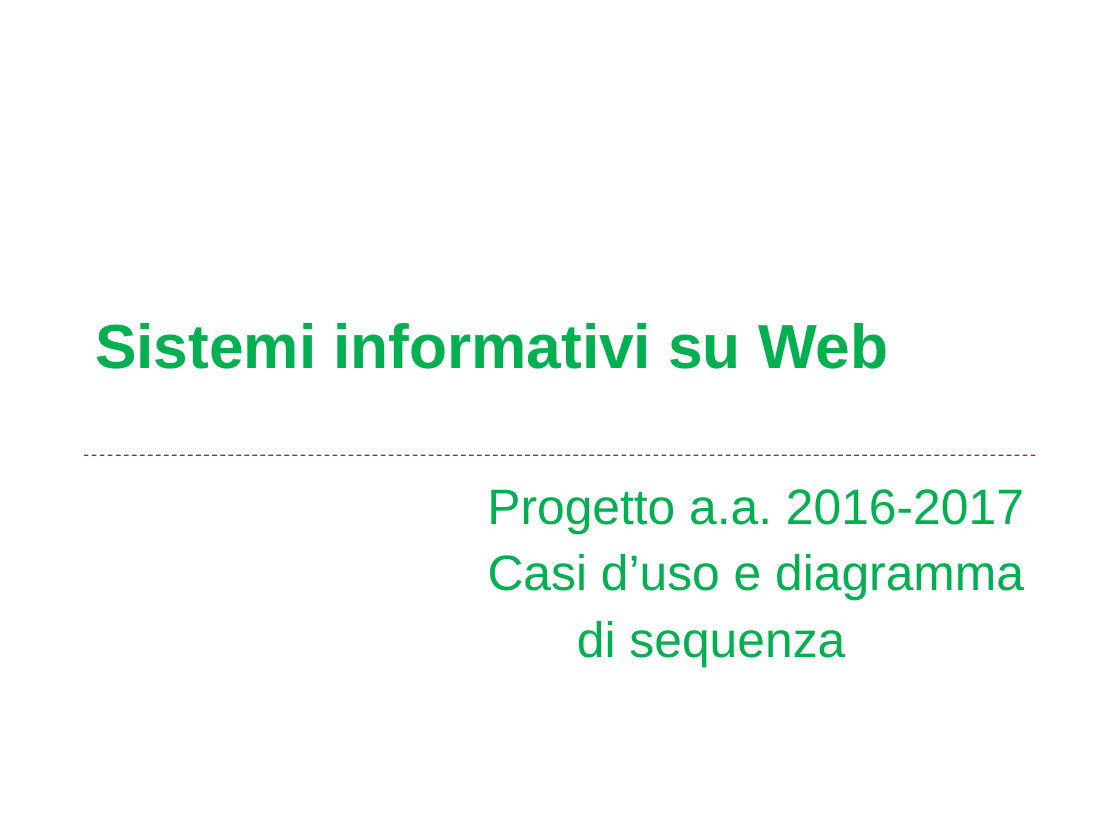
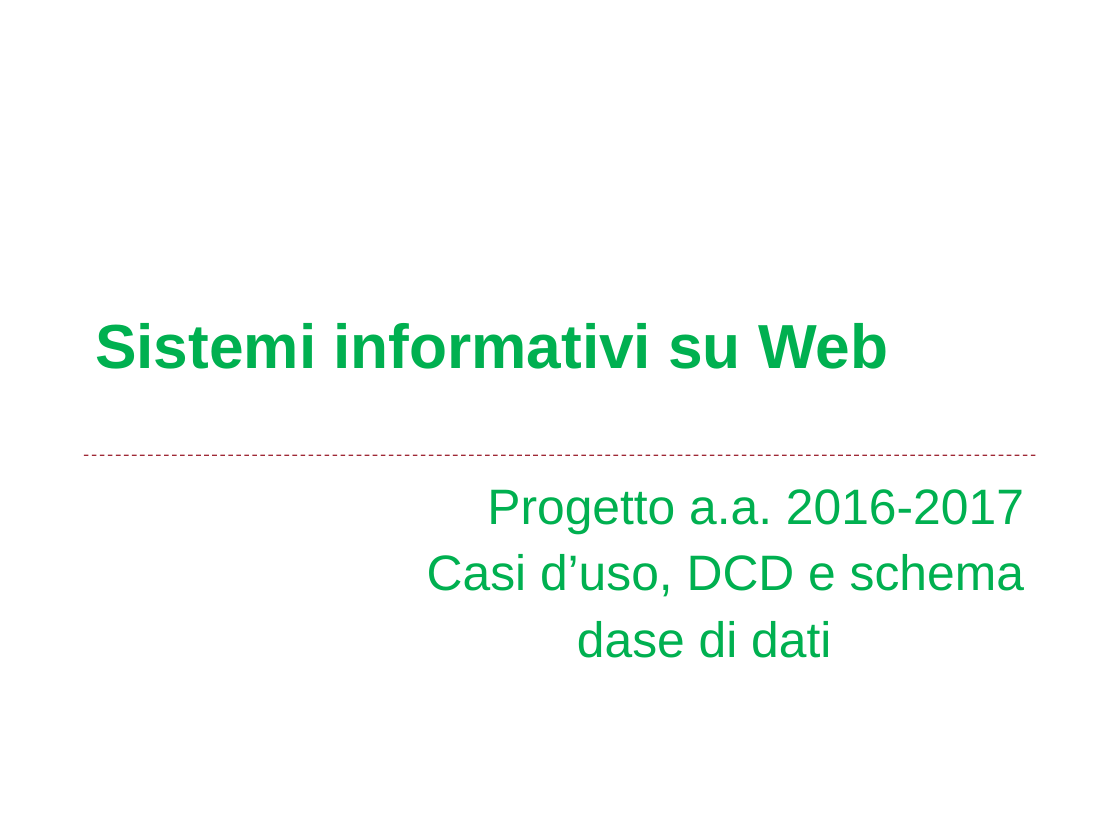
Before and after one commit to Zefyrus94/progettoSiw2017, a slide deck: slide 1 of galleria/casi d'uso e DCD.ppt. Drawn at 1120x840 pixels with LibreOffice and Linux fonts; fonts in the diff are those of the drawing. Boxes give left, top, right and bottom in pixels: in the first picture for what was removed or moved away, otherwise in the second. Text is boxed around its words. In the diff, an @@ line names an element or a change of style, - is before the commit and + after.

Commit message:
modifica schemi basi di dati e documento .ppt

```diff
--- a/galleria/casi d'uso e DCD.ppt
+++ b/galleria/casi d'uso e DCD.ppt
@@ subtitle at box(427, 554, 1024, 658): text changed @@
-Casi d’uso e diagramma
-di sequenza
+Casi d’uso, DCD e schema
+dase di dati
```
Also in this commit, not shown: 1 slide added, 2 other files.
